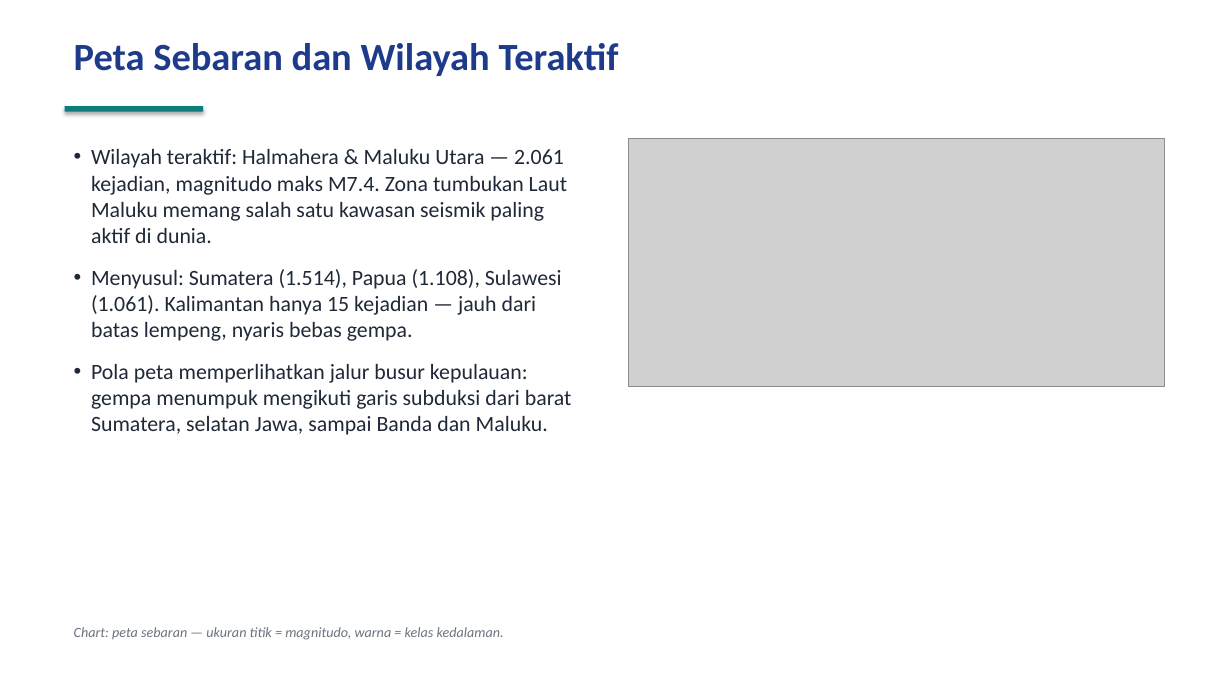
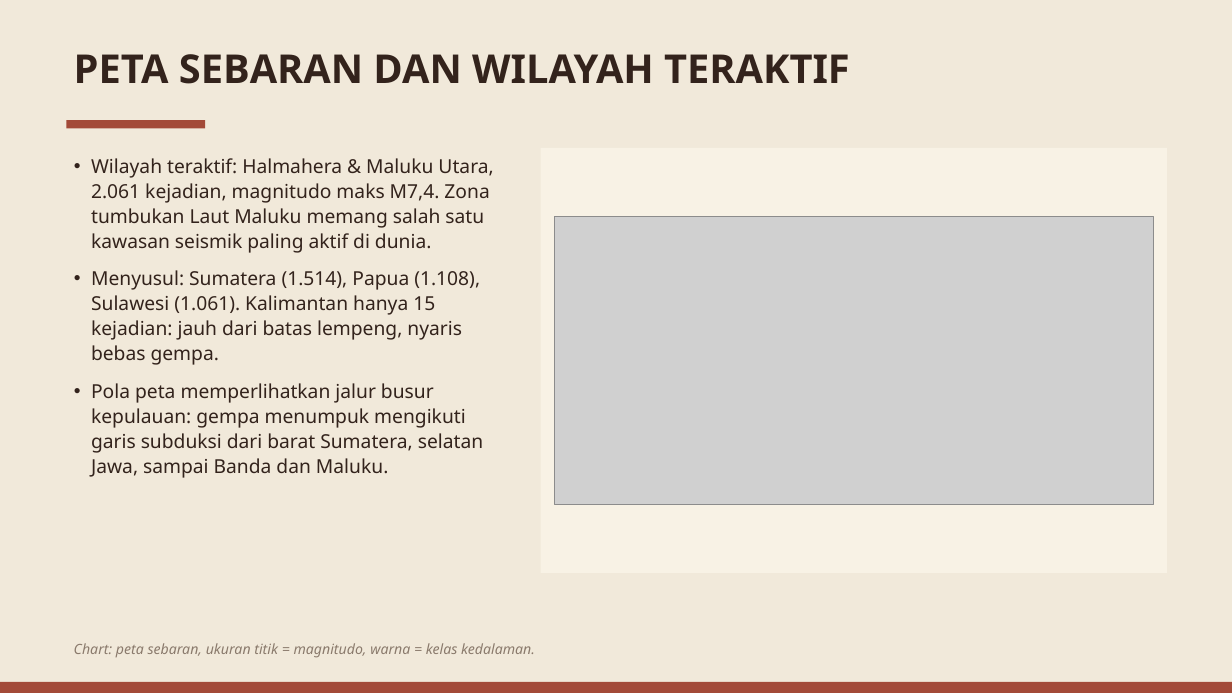
Before and after one commit to baghizash/gempa-bumi-indonesia-2026, a slide deck: slide 8 of Portofolio-Analisis-Gempa-Bumi.pptx. Drawn at 1232x693 pixels with LibreOffice and Linux fonts; fonts in the diff are those of the drawing; grey boxes stand for pictures. Boxes give left, top, right and bottom in pixels: in the first picture for what was removed or moved away, otherwise in the second. Text is boxed around its words. In the diff, an @@ line names an element or a change of style, - is before the commit and + after.

```diff
--- a/Portofolio-Analisis-Gempa-Bumi.pptx
+++ b/Portofolio-Analisis-Gempa-Bumi.pptx
@@ background #FFFFFF to #F1E9DA @@
@@ text at bbox=[74, 54, 850, 84]: text changed; size 30 to 31 pt; font Calibri to Noto Sans; text colour #1E3A8A to #33231C @@
-Peta Sebaran dan Wilayah Teraktif
+PETA SEBARAN DAN WILAYAH TERAKTIF
@@ text "Wilayah teraktif: Halmahera & Maluku ...": place and size @@
-text "Wilayah teraktif: Halmahera & Maluku ..." at bbox=[91, 149, 572, 435]
+text "Wilayah teraktif: Halmahera & Maluku ..." at bbox=[91, 158, 493, 478]
@@ rectangle: place and size @@
-rectangle at bbox=[65, 106, 203, 112]
+rectangle at bbox=[67, 120, 205, 128]
@@ rectangle at bbox=[67, 120, 205, 128]: fill #0E7C7B to #A34A38; shadow off @@
@@ rectangle added at bbox=[541, 148, 1167, 573], fill #F8F2E5 @@
@@ picture removed at bbox=[628, 139, 1165, 386] @@
@@ text at bbox=[91, 158, 493, 365]: text changed; size 17 to 15 pt; font Calibri to Noto Sans; text colour #1F2937 to #33231C @@
-• Wilayah teraktif: Halmahera & Maluku Utara — 2.061 kejadian, magnitudo maks M7.4. Zona tumbukan Laut Maluku memang salah satu kawasan seismik paling aktif di dunia.
-• Menyusul: Sumatera (1.514), Papua (1.108), Sulawesi (1.061). Kalimantan hanya 15 kejadian — jauh dari batas lempeng, nyaris bebas gempa.
+• Wilayah teraktif: Halmahera & Maluku Utara, 2.061 kejadian, magnitudo maks M7,4. Zona tumbukan Laut Maluku memang salah satu kawasan seismik paling aktif di dunia.
+• Menyusul: Sumatera (1.514), Papua (1.108), Sulawesi (1.061). Kalimantan hanya 15 kejadian: jauh dari batas lempeng, nyaris bebas gempa.
@@ picture added at bbox=[555, 216, 1153, 505] @@
@@ text at bbox=[91, 383, 483, 478]: size 17 to 15 pt, font Calibri to Noto Sans, text colour #1F2937 to #33231C in "Pola peta memperlihatkan jalur busur kepulauan: gempa ..."; line spacing 1 to 1.08; less space between paragraphs @@
@@ text at bbox=[74, 643, 535, 657]: text changed; font Calibri to Noto Sans; text colour #6B7280 to #8A7A6C @@
-Chart: peta sebaran — ukuran titik = magnitudo, warna = kelas kedalaman.
+Chart: peta sebaran, ukuran titik = magnitudo, warna = kelas kedalaman.
@@ rectangle added at bbox=[0, 682, 1232, 693], fill #A34A38 @@
```
Also in this commit, not shown: 9 other slides changed.
